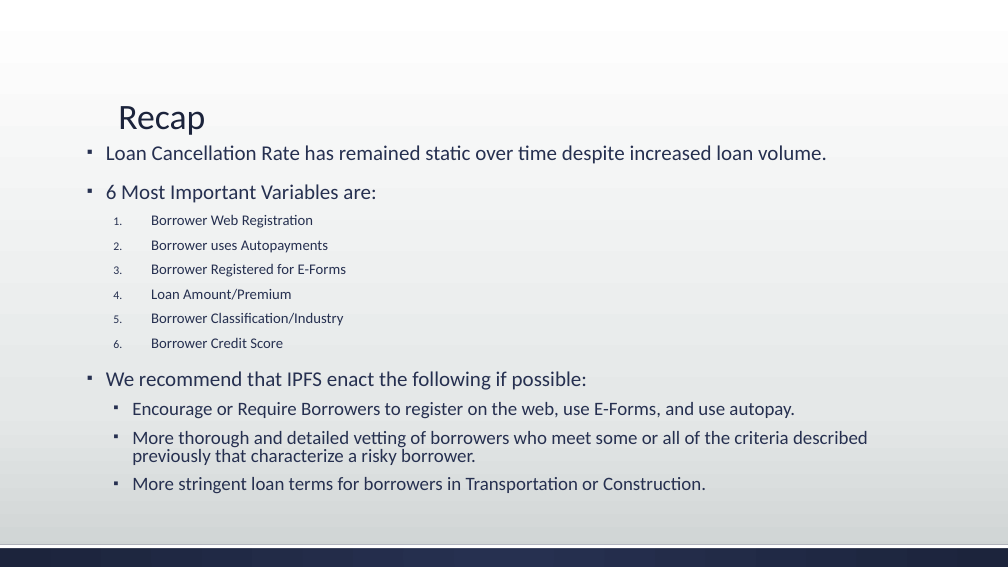
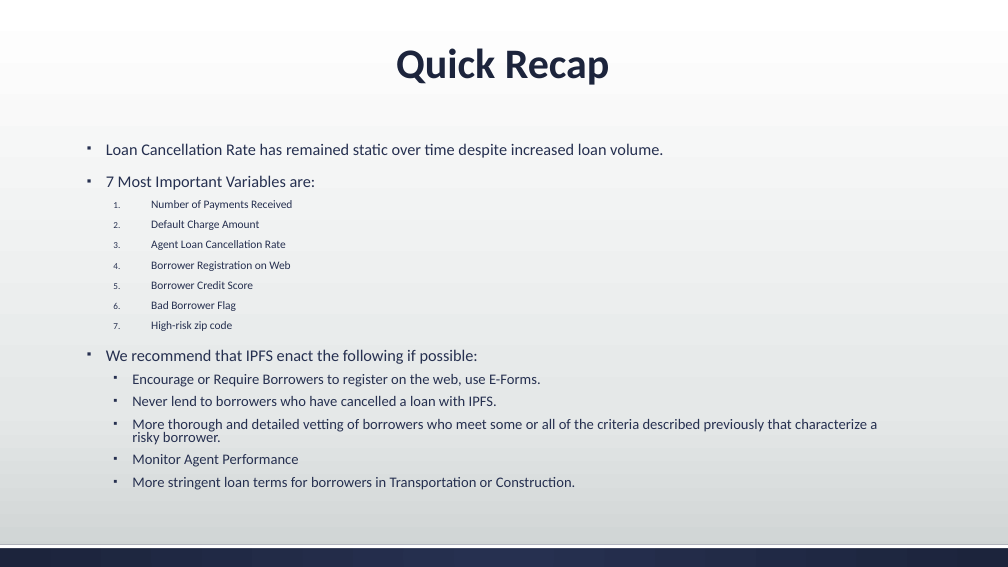
Before and after one commit to ericvan1325/IPFS-Analytics-Competiton, a slide deck: slide 33 of IPFS Analytics.pptx (slide 15 before the commit). Drawn at 1008x567 pixels with LibreOffice and Linux fonts; fonts in the diff are those of the drawing. Boxes give left, top, right and bottom in pixels: in the first picture for what was removed or moved away, otherwise in the second. Text is boxed around its words. In the diff, an @@ line names an element or a change of style, - is before the commit and + after.

```diff
--- a/IPFS Analytics.pptx
+++ b/IPFS Analytics.pptx
@@ title at box(396, 48, 610, 85): text changed; size 34 to 40 pt; bold on @@
-Recap
+Quick Recap
@@ text at box(106, 143, 877, 490): size 20 to 15.5 pt in "Loan Cancellation Rate has remained static over ...", "We recommend that IPFS enact the following ..."; size 14 to 10.8 pt in "Borrower Credit Score"; size 18 to 13.9 pt in "More thorough and detailed vetting of borrowers ...", "More stringent loan terms for borrowers in ..."; line spacing 0.8 to 0.7 @@
@@ text at box(106, 175, 316, 271): text changed; size 14 to 10.8 pt @@
-▪ 6 Most Important Variables are:
-  1. Borrower Web Registration
-  2. Borrower uses Autopayments
-  3. Borrower Registered for E-Forms
-  4. Loan Amount/Premium
-  5. Borrower Classification/Industry
+▪ 7 Most Important Variables are:
+  1. Number of Payments Received
+  2. Default Charge Amount
+  3. Agent Loan Cancellation Rate
+  4. Borrower Registration on Web
@@ text at box(151, 301, 236, 331): paragraphs added @@
+  6. Bad Borrower Flag
+  7. High-risk zip code
@@ text at box(132, 374, 541, 406): text changed; size 18 to 13.9 pt @@
-  ▪ Encourage or Require Borrowers to register on the web, use E-Forms, and use autopay.
+  ▪ Encourage or Require Borrowers to register on the web, use E-Forms.
+  ▪ Never lend to borrowers who have cancelled a loan with IPFS.
@@ text at box(132, 454, 298, 467): paragraph added @@
+  ▪ Monitor Agent Performance
```
Also in this commit, not shown: 10 other slides changed, 23 slides added, 6 slides removed.
